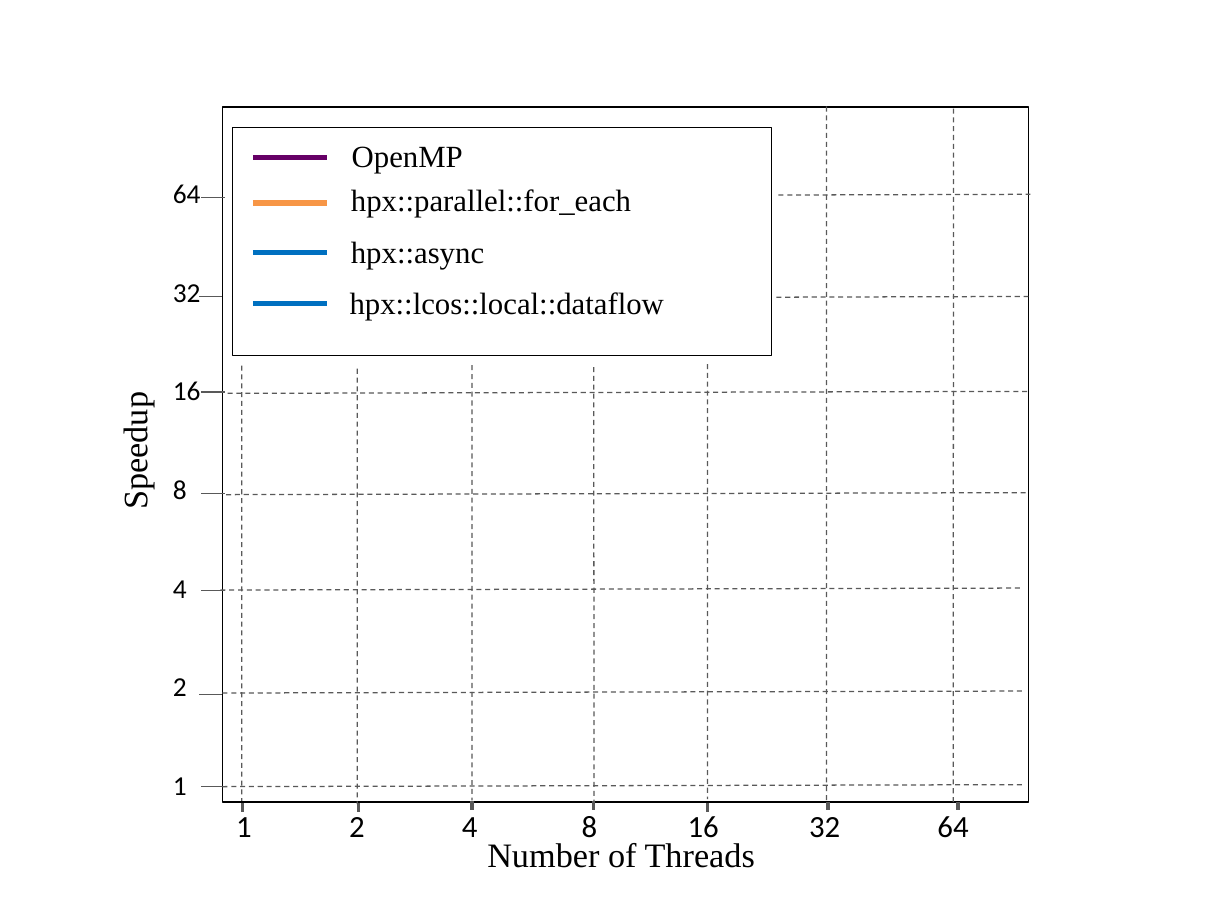
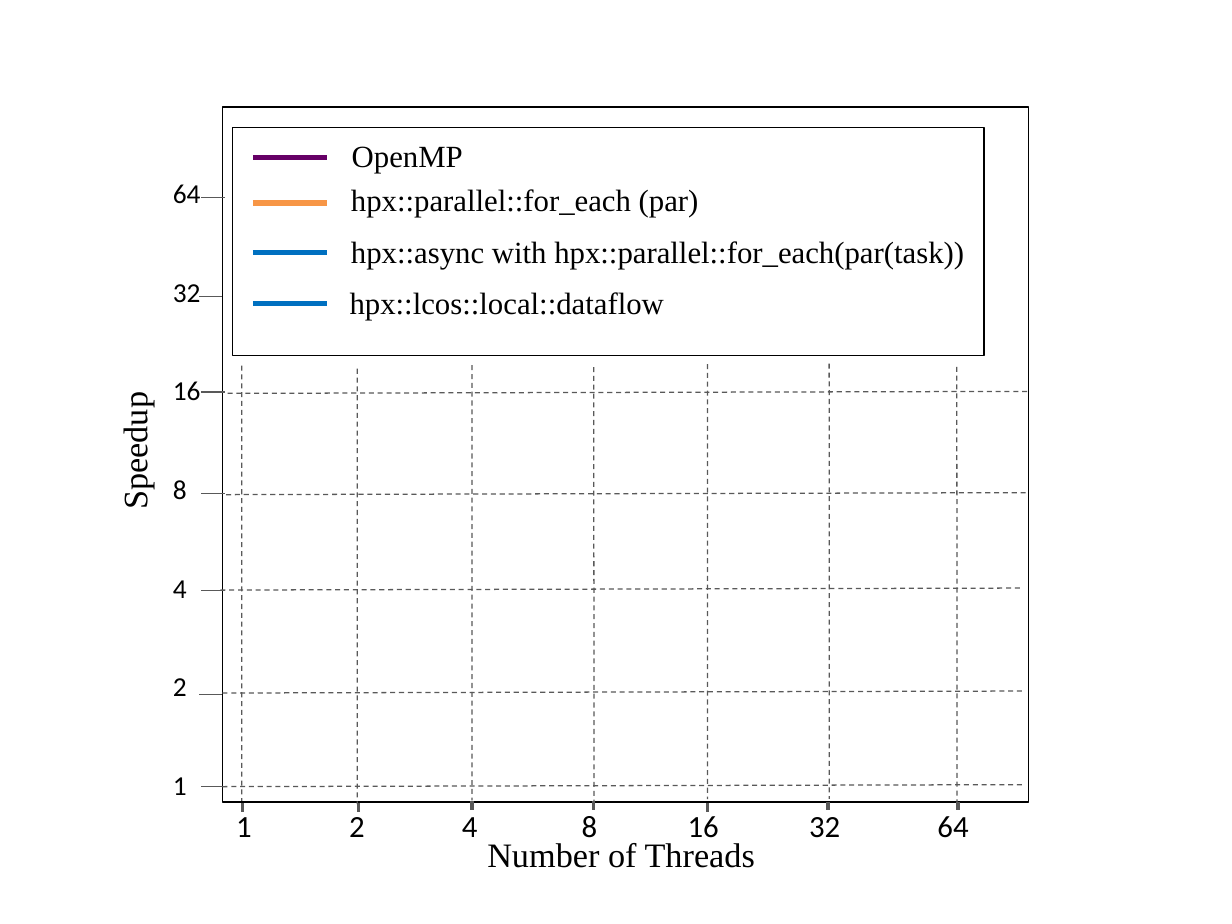
Before and after one commit to zkhatami88/OP2_HPX, a slide deck: slide 3 of Reports/R5/P1.pptx. Drawn at 1232x924 pixels with LibreOffice and Linux fonts; fonts in the diff are those of the drawing. Boxes give left, top, right and bottom in pixels: in the first picture for what was removed or moved away, otherwise in the second. Text is boxed around its words. In the diff, an @@ line names an element or a change of style, - is before the commit and + after.

```diff
--- a/Reports/R5/P1.pptx
+++ b/Reports/R5/P1.pptx
@@ rectangle: place and size @@
-rectangle at [233,128,772,356]
+rectangle at [233,128,984,356]
@@ text at [351,189,699,218]: text changed @@
-hpx::parallel::for_each
+hpx::parallel::for_each (par)
@@ line removed from (779, 195) to (1030, 195) @@
@@ text at [351,241,964,269]: text changed @@
-hpx::async
+hpx::async with hpx::parallel::for_each(par(task))
@@ line removed from (776, 297) to (1029, 297) @@
@@ line moved from (827, 106) - (827, 802) to (829, 363) - (829, 800) @@
@@ line moved from (954, 108) - (954, 803) to (957, 367) - (957, 802) @@
```
Also in this commit, not shown: 2 other slides changed, 1 slide added, 8 other files.
